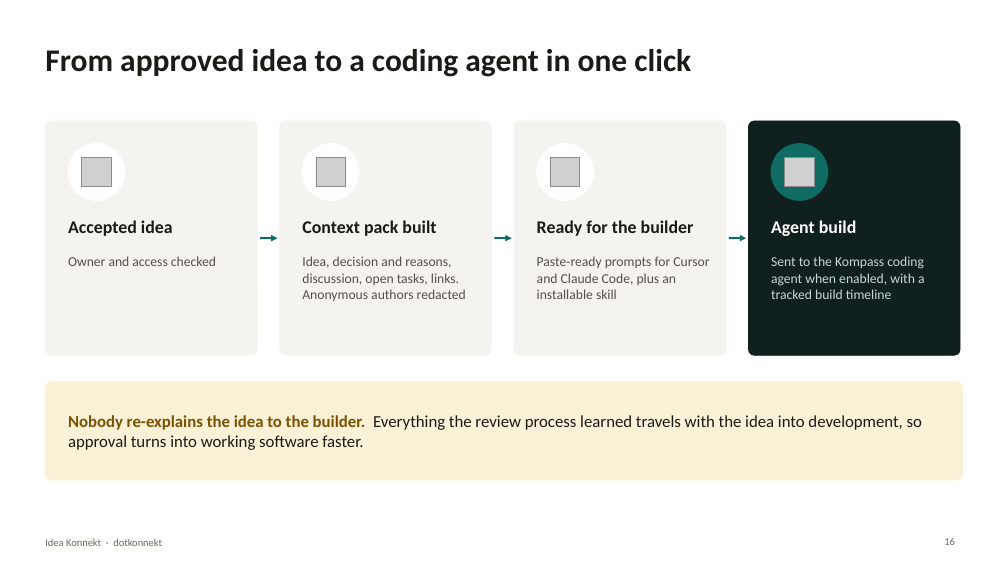
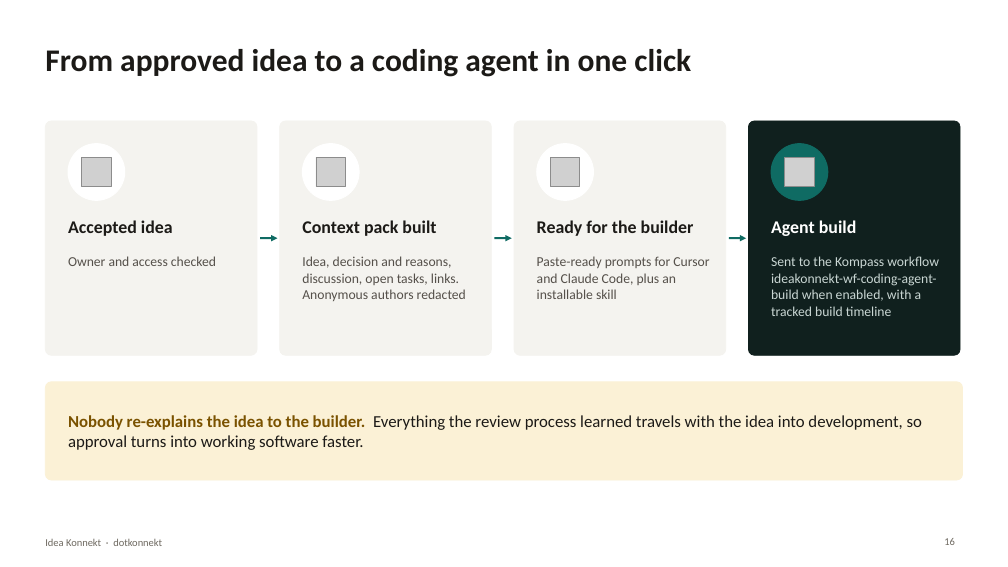
Before and after one commit to AmrithNiyogi/Idea-Hub, a slide deck: slide 16 of docs/project_docs/Idea_Konnekt_Demo.pptx. Drawn at 1008x567 pixels with LibreOffice and Linux fonts; fonts in the diff are those of the drawing; grey boxes stand for pictures. Boxes give left, top, right and bottom in pixels: in the first picture for what was removed or moved away, otherwise in the second. Text is boxed around its words. In the diff, an @@ line names an element or a change of style, - is before the commit and + after.

Commit message:
fix(ppt): update Idea Konnekt demo presentation

```diff
--- a/docs/project_docs/Idea_Konnekt_Demo.pptx
+++ b/docs/project_docs/Idea_Konnekt_Demo.pptx
@@ text at <box>771,256,939,316</box>: text changed @@
-Sent to the Kompass coding agent when enabled, with a tracked build timeline
+Sent to the Kompass workflow ideakonnekt-wf-coding-agent-build when enabled, with a tracked build timeline
```
Also in this commit, not shown: 4 other slides changed.
